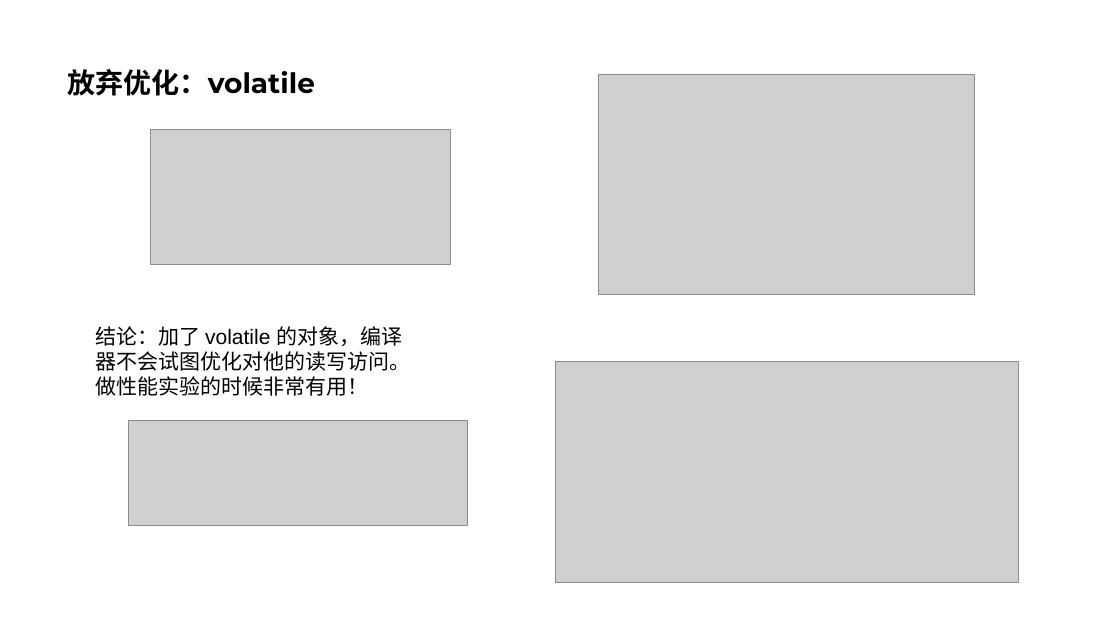
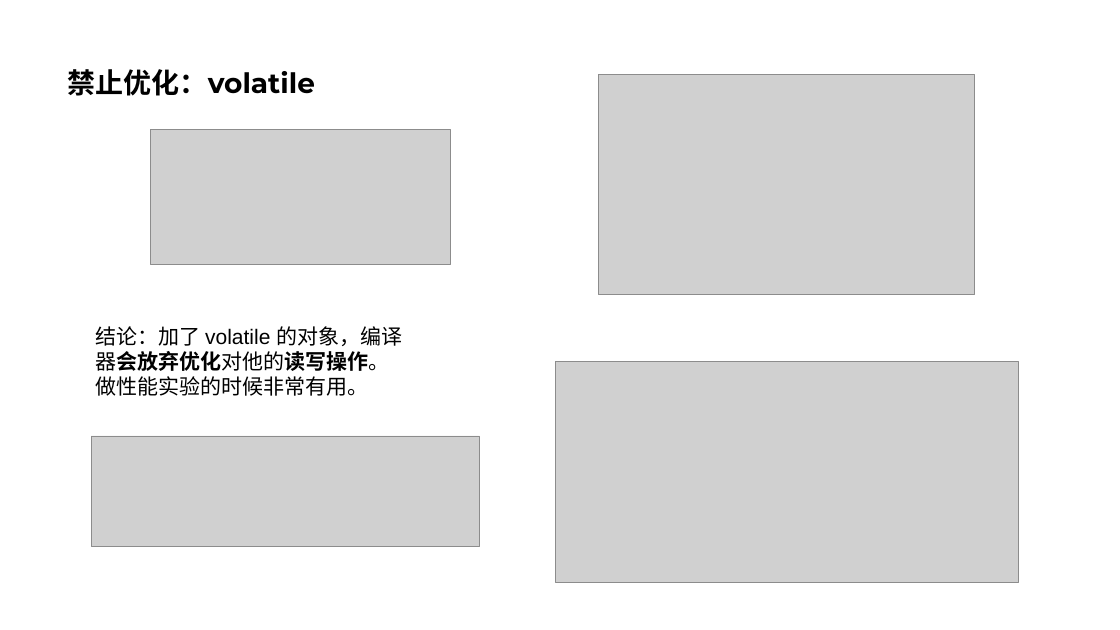
Before and after one commit to parallel101/course, a slide deck: slide 37 of 04/slides.pptx (slide 36 before the commit). Drawn at 1120x630 pixels with LibreOffice and Linux fonts; fonts in the diff are those of the drawing; grey boxes stand for pictures. Boxes give left, top, right and bottom in pixels: in the first picture for what was removed or moved away, otherwise in the second. Text is boxed around its words. In the diff, an @@ line names an element or a change of style, - is before the commit and + after.

```diff
--- a/04/slides.pptx
+++ b/04/slides.pptx
@@ title at [68, 69, 315, 96]: text changed @@
-放弃优化：volatile
+禁止优化：volatile
@@ text at [95, 326, 402, 396]: text changed @@
-结论：加了 volatile 的对象，编译器不会试图优化对他的读写访问。
-做性能实验的时候非常有用！
+结论：加了 volatile 的对象，编译器会放弃优化对他的读写操作。
+做性能实验的时候非常有用。
@@ picture: place and size @@
-picture at [128, 420, 467, 525]
+picture at [92, 436, 480, 547]
```
Also in this commit, not shown: 3 other slides changed, 9 slides added, 31 other files.
